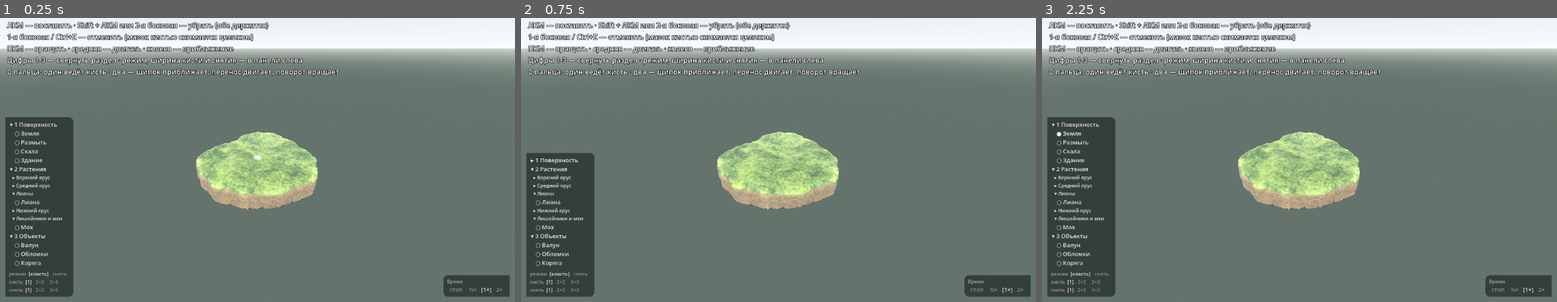
Above: before the commit, frames 1-3 (left to right).
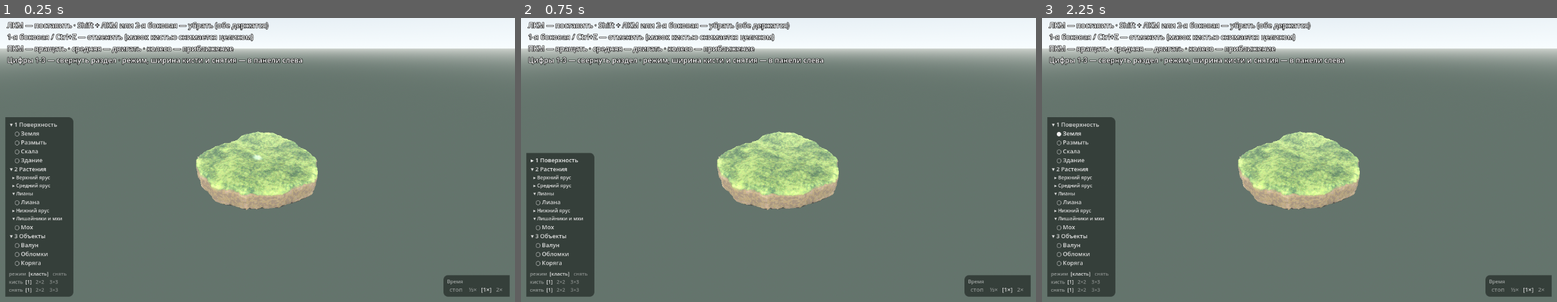
Above: after the commit, the same moments.

Repository: Vi223-TeaThreat/TeaTrap
Game: Godot game, scene res://Space.tscn
The game is run twice, just before and just after one commit, with the same random seed, the same clock (stepped at 60 frames per second) and the same inputs.
Inputs:
- Up to frame 1 (0.25 s): no input
- Up to frame 2 (0.75 s): click "▾ 1 Поверхность" at 0.5 s
- Up to frame 3 (2.25 s): click "▸ 1 Поверхность" at 1.25 s; click "○ Земля" at 2 s

The runs differ from the first frame. In frame 1, 0.9% of the frame differs, in the area x 1-66%, y 17-21%; in frame 2, 0.9%; in frame 3, 0.9%.

Commit message:
Сенсорная панель вдвое крупнее, с подложками под пальцем
Палец толще курсора: строка в одиннадцать пунктов пальцем не выбирается,
промахи идут один за другим. На стекле вся вёрстка панели идёт через ui_scale,
на мыши он равен единице — там выверенный мелкий список остаётся как был.

Переключатели (режим, ширина, время) получили подложку со скруглением: у слов
«класть» и «снять», набранных просто текстом, нет ничего, что говорило бы
«сюда можно ткнуть». Список пород подложек НЕ получил — там строки идут
подряд, и десяток плашек читался бы рябью.

Подсказка на стекле ДРУГАЯ, а не та же вдвое крупнее: четыре мышиные строки
там занимали бы пол-экрана и вдобавок врали — ни Shift, ни колеса, ни
боковых кнопок на телефоне нет. Осталось две строки.

Ветку проверил принудительным ui_scale = 2 на безголовом прогоне: сенсора
там нет, и иначе вёрстка ушла бы на телефон ни разу не выполнившись.

Diff:
--- a/SpaceMain.gd
+++ b/SpaceMain.gd
@@ -114,6 +114,9 @@
 
 
 func _ready() -> void:
+	# Решаем ОДИН раз и до всякой вёрстки: и подсказка, и панель строятся по
+	# этому числу, а перестроить их на ходу нечем.
+	ui_scale = 2 if DisplayServer.is_touchscreen_available() else 1
 	_setup_materials()
 	_setup_environment()
 	_setup_light()
@@ -775,13 +778,29 @@
 const UI_FONT: int = 13
 const UI_FONT_SMALL: int = 11
 
+# ПАНЕЛЬ НА СТЕКЛЕ ВДВОЕ КРУПНЕЕ. Палец толще курсора: строка в одиннадцать
+# пунктов пальцем не выбирается — промахи идут один за другим. На мыши всё
+# остаётся как было: там мелкий плотный список выверен и менять его незачем.
+var ui_scale: int = 1
+
+
+func _touch_ui() -> bool:
+	return ui_scale > 1
+
+
+# Просвет между переключателями. На мыши его нет — там они читаются как одна
+# строка; на стекле подложки без просвета слиплись бы в сплошную плашку.
+func _chip_gap() -> int:
+	return 4 * ui_scale if _touch_ui() else 0
+
+
 func _panel_box(round_right: bool) -> StyleBoxFlat:
 	var box := StyleBoxFlat.new()
 	box.bg_color = Color(0.06, 0.08, 0.07, 0.55)
-	box.content_margin_left = 8
-	box.content_margin_right = 8
-	box.content_margin_top = 6
-	box.content_margin_bottom = 6
+	box.content_margin_left = 8 * ui_scale
+	box.content_margin_right = 8 * ui_scale
+	box.content_margin_top = 6 * ui_scale
+	box.content_margin_bottom = 6 * ui_scale
 	if round_right:
 		box.corner_radius_top_right = 10
 		box.corner_radius_bottom_right = 10
@@ -792,24 +811,50 @@
 
 
 # Кнопка списка: плоская, без рамки фокуса, с мелким шрифтом и тесными полями.
-func _list_button(size: int = UI_FONT) -> Button:
+#
+# `chip` — для коротких переключателей (режим, ширина, время). На стекле они
+# получают подложку: у слов «класть» и «снять», набранных просто текстом, нет
+# ничего, что говорило бы «сюда можно ткнуть». В списке пород подложки НЕ
+# ставим — там строки идут подряд, и десяток плашек читался бы рябью.
+func _list_button(size: int = -1, chip: bool = false) -> Button:
 	var b := Button.new()
 	b.flat = true
 	b.alignment = HORIZONTAL_ALIGNMENT_LEFT
 	b.focus_mode = Control.FOCUS_NONE
-	b.add_theme_font_size_override("font_size", size)
+	b.add_theme_font_size_override("font_size", (UI_FONT if size < 0 else size) * ui_scale)
 	b.add_theme_constant_override("h_separation", 0)
 	# Поля у кнопки по умолчанию щедрые — из них и набегает высота списка.
 	# Подменяем их пустой рамкой с узкими полями, иначе шрифт мельче, а строки
 	# всё те же.
 	var tight := StyleBoxEmpty.new()
-	tight.content_margin_left = 2
-	tight.content_margin_right = 4
-	tight.content_margin_top = 1
-	tight.content_margin_bottom = 1
+	tight.content_margin_left = 2 * ui_scale
+	tight.content_margin_right = 4 * ui_scale
+	tight.content_margin_top = 1 * ui_scale
+	tight.content_margin_bottom = 1 * ui_scale
 	for state in ["normal", "hover", "pressed", "focus", "disabled"]:
 		b.add_theme_stylebox_override(state, tight)
+	if chip and _touch_ui():
+		b.alignment = HORIZONTAL_ALIGNMENT_CENTER
+		b.add_theme_stylebox_override("normal", _chip_box(0.10))
+		b.add_theme_stylebox_override("hover", _chip_box(0.20))
+		b.add_theme_stylebox_override("pressed", _chip_box(0.26))
 	return b
+
+
+# Подложка переключателя: чуть светлее панели, со скруглением и полями под
+# палец. Яркость передаём снаружи — ею и отличаются нажатое и спокойное.
+func _chip_box(alpha: float) -> StyleBoxFlat:
+	var box := StyleBoxFlat.new()
+	box.bg_color = Color(1, 1, 1, alpha)
+	box.content_margin_left = 7 * ui_scale
+	box.content_margin_right = 7 * ui_scale
+	box.content_margin_top = 4 * ui_scale
+	box.content_margin_bottom = 4 * ui_scale
+	box.corner_radius_top_left = 4 * ui_scale
+	box.corner_radius_top_right = 4 * ui_scale
+	box.corner_radius_bottom_left = 4 * ui_scale
+	box.corner_radius_bottom_right = 4 * ui_scale
+	return box
 
 
 func _setup_toolbar() -> void:
@@ -870,7 +915,7 @@
 				var empty := Label.new()
 				empty.text = "   пока пусто"
 				empty.modulate = Color(1, 1, 1, 0.35)
-				empty.add_theme_font_size_override("font_size", UI_FONT_SMALL)
+				empty.add_theme_font_size_override("font_size", UI_FONT_SMALL * ui_scale)
 				items.add_child(empty)
 
 		group_headers[g] = head
@@ -884,15 +929,15 @@
 	# Режим — над шириной: он решает, что вообще делает мазок, а ширина лишь
 	# уточняет размах. С пальца иначе никак — Shift на стекле не нажмёшь.
 	var mode_row := HBoxContainer.new()
-	mode_row.add_theme_constant_override("separation", 0)
+	mode_row.add_theme_constant_override("separation", _chip_gap())
 	column.add_child(mode_row)
 	var mode_title := Label.new()
 	mode_title.text = "режим "
 	mode_title.modulate = Color(1, 1, 1, 0.5)
-	mode_title.add_theme_font_size_override("font_size", UI_FONT_SMALL)
+	mode_title.add_theme_font_size_override("font_size", UI_FONT_SMALL * ui_scale)
 	mode_row.add_child(mode_title)
 	for m in MODES:
-		var mb := _list_button(UI_FONT_SMALL)
+		var mb := _list_button(UI_FONT_SMALL, true)
 		mb.pressed.connect(_set_erase_mode.bind(bool(m["erase"])))
 		mode_row.add_child(mb)
 		mode_buttons.append(mb)
@@ -900,15 +945,15 @@
 	# Ширина кисти — внизу, одной строкой: она относится к выбранному, а не
 	# наоборот, и наверху отталкивала список от глаза.
 	var brush_row := HBoxContainer.new()
-	brush_row.add_theme_constant_override("separation", 0)
+	brush_row.add_theme_constant_override("separation", _chip_gap())
 	column.add_child(brush_row)
 	var brush_title := Label.new()
 	brush_title.text = "кисть "
 	brush_title.modulate = Color(1, 1, 1, 0.5)
-	brush_title.add_theme_font_size_override("font_size", UI_FONT_SMALL)
+	brush_title.add_theme_font_size_override("font_size", UI_FONT_SMALL * ui_scale)
 	brush_row.add_child(brush_title)
 	for w in BRUSHES:
-		var bb := _list_button(UI_FONT_SMALL)
+		var bb := _list_button(UI_FONT_SMALL, true)
 		bb.pressed.connect(_set_brush.bind(int(w["width"])))
 		brush_row.add_child(bb)
 		brush_buttons.append(bb)
@@ -917,15 +962,15 @@
 	# широкой кистью, а выедают ложбину или подравнивают край — узкой. С одной
 	# шириной на оба дела её приходилось переключать на каждом шаге лепки.
 	var erase_row := HBoxContainer.new()
-	erase_row.add_theme_constant_override("separation", 0)
+	erase_row.add_theme_constant_override("separation", _chip_gap())
 	column.add_child(erase_row)
 	var erase_title := Label.new()
 	erase_title.text = "снять "
 	erase_title.modulate = Color(1, 1, 1, 0.5)
-	erase_title.add_theme_font_size_override("font_size", UI_FONT_SMALL)
+	erase_title.add_theme_font_size_override("font_size", UI_FONT_SMALL * ui_scale)
 	erase_row.add_child(erase_title)
 	for w in BRUSHES:
-		var eb := _list_button(UI_FONT_SMALL)
+		var eb := _list_button(UI_FONT_SMALL, true)
 		eb.pressed.connect(_set_erase_brush.bind(int(w["width"])))
 		erase_row.add_child(eb)
 		erase_buttons.append(eb)
@@ -955,14 +1000,14 @@
 	var title := Label.new()
 	title.text = "Время"
 	title.modulate = Color(1, 1, 1, 0.5)
-	title.add_theme_font_size_override("font_size", UI_FONT_SMALL)
+	title.add_theme_font_size_override("font_size", UI_FONT_SMALL * ui_scale)
 	column.add_child(title)
 
 	var row := HBoxContainer.new()
-	row.add_theme_constant_override("separation", 0)
+	row.add_theme_constant_override("separation", _chip_gap())
 	column.add_child(row)
 	for i in range(SPEEDS.size()):
-		var sb := _list_button()
+		var sb := _list_button(-1, true)     # -1 — оставить кегль по умолчанию
 		sb.pressed.connect(_set_time_scale.bind(i))
 		row.add_child(sb)
 		speed_buttons.append(sb)
@@ -1081,8 +1126,15 @@
 	var layer := CanvasLayer.new()
 	add_child(layer)
 	var label := Label.new()
-	label.text = "ЛКМ — поставить · Shift + ЛКМ или 2-я боковая — убрать (обе держатся)\n1-я боковая / Ctrl+Z — отменить (мазок кистью снимается целиком)\nПКМ — вращать · средняя — двигать · колесо — приближение\nЦифры 1-3 — свернуть раздел · режим, ширина кисти и снятия — в панели слева\nС пальца: один ведёт кисть · два — щипок приближает, перенос двигает, поворот вращает"
-	label.position = Vector2(16, 16)
+	# На стекле подсказка ДРУГАЯ, а не та же вдвое крупнее: четыре мышиные
+	# строки там не только занимают пол-экрана, но и врут — ни Shift, ни
+	# колеса, ни боковых кнопок на телефоне нет.
+	if _touch_ui():
+		label.text = "Палец ведёт кисть · два пальца двигают вид\nЧто кисть делает — в панели слева"
+		label.add_theme_font_size_override("font_size", 15 * ui_scale)
+	else:
+		label.text = "ЛКМ — поставить · Shift + ЛКМ или 2-я боковая — убрать (обе держатся)\n1-я боковая / Ctrl+Z — отменить (мазок кистью снимается целиком)\nПКМ — вращать · средняя — двигать · колесо — приближение\nЦифры 1-3 — свернуть раздел · режим, ширина кисти и снятия — в панели слева"
+	label.position = Vector2(16 * ui_scale, 16 * ui_scale)
 	label.add_theme_color_override("font_color", Color.WHITE)
 	label.add_theme_color_override("font_outline_color", Color.BLACK)
 	label.add_theme_constant_override("outline_size", 4)
@@ -1090,7 +1142,9 @@
 
 	# Пока остров достраивается, честно показываем, сколько уже готово.
 	fill_label = Label.new()
-	fill_label.position = Vector2(16, 112)
+	fill_label.position = Vector2(16 * ui_scale, 112 if not _touch_ui() else 96 * ui_scale)
+	if _touch_ui():
+		fill_label.add_theme_font_size_override("font_size", 15 * ui_scale)
 	fill_label.add_theme_color_override("font_color", Color(1, 1, 1, 0.8))
 	fill_label.add_theme_color_override("font_outline_color", Color.BLACK)
 	fill_label.add_theme_constant_override("outline_size", 4)
Not shown, changed: docs/index.html
Not shown, changed: docs/index.pck
